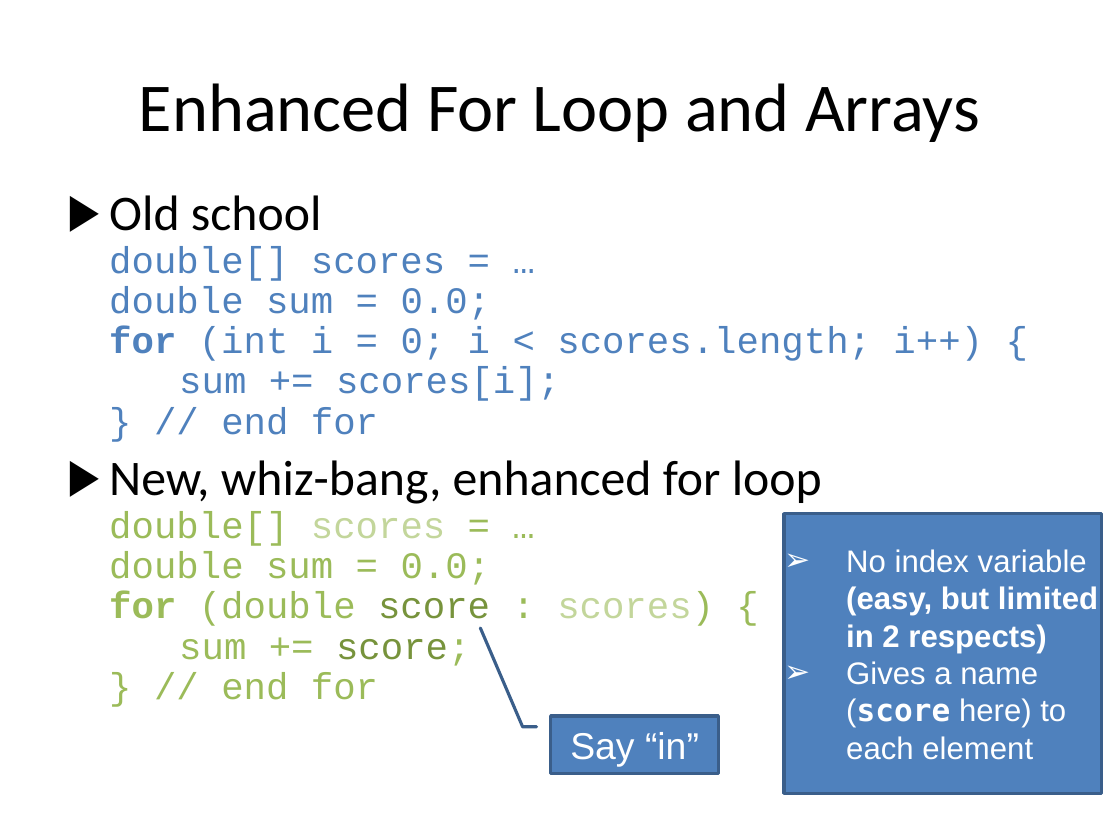
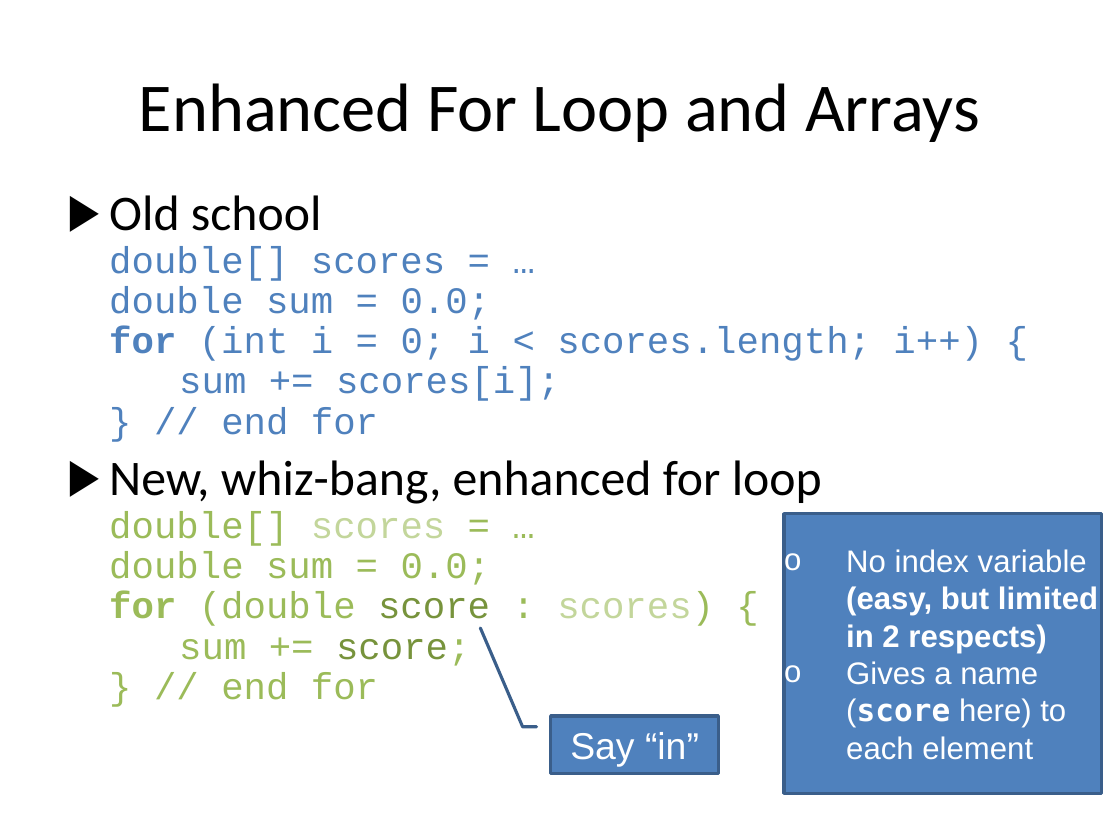
Before and after one commit to RHIT-CSSE/csse220, a slide deck: slide 17 of ClassMaterials/2DArraysAndMaps/Slides/2D Arrays and Maps.pptx (slide 13 before the commit). Drawn at 1120x840 pixels with LibreOffice and Linux fonts; fonts in the diff are those of the drawing. Boxes give left, top, right and bottom in pixels: in the first picture for what was removed or moved away, otherwise in the second. Text is boxed around its words. In the diff, an @@ line names an element or a change of style, - is before the commit and + after.

```diff
--- a/ClassMaterials/2DArraysAndMaps/Slides/2D Arrays and Maps.pptx
+++ b/ClassMaterials/2DArraysAndMaps/Slides/2D Arrays and Maps.pptx
@@ text "No index variable (easy, but ..." at (x1=846, y1=549, x2=1098, y2=760): bullet ➢ to o @@
```
Also in this commit, not shown: 2 other slides changed, 4 slides added, 1 slide removed.
